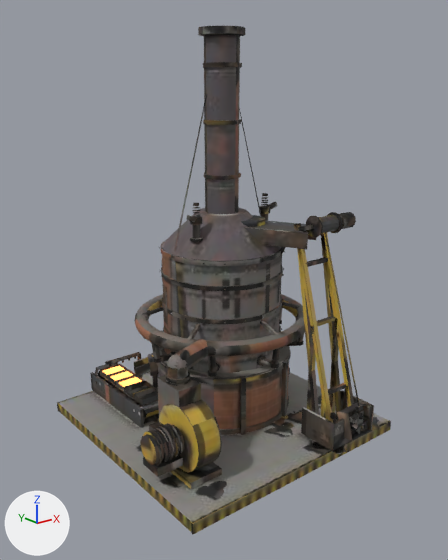
The glTF model arte/modelos/maquinas/fornalha/fornalha.glb, before and after one commit.
Rendered twice from a camera (50 mm lens) standing at (-2.84, -3.61, 2.66) and looking at (-0.03, -0.1, 1.25). Every picture has the same lights, and +X, +Y and +Z are marked at lower left. The first picture is the older version. Where no turn or scale is listed for an object, it has been applied to the vertices. Vertices at exactly the same position are counted once.

The first picture shows 'fornalha_corpo', 'fornalha_m1', 'fornalha_m2' and 12 more.
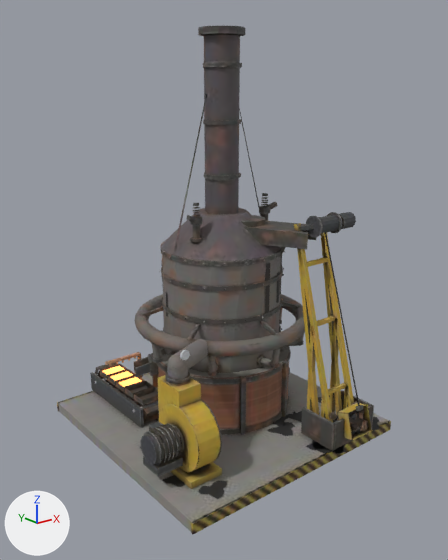
Changed parts and their boxes (x1, y1, x2, y2) in the pictures (448 x 560 px; the box of a moved part takes in the faces that stretch with it):
part 1 of me_carro_cacamba, surface changed (lighter)
    both: (330, 401, 373, 440)
part 2 of me_laje, moved or reshaped
    before: (151, 342, 280, 372)
    after: (151, 334, 304, 372)
part 3 of me_laje, moved or reshaped
    before: (167, 354, 218, 425)
    after: (167, 354, 214, 416)
part 4 of me_laje, surface changed
    both: (57, 212, 391, 534)
part 5 of me_boca_carga, surface changed
    both: (159, 26, 316, 373)

Diff of the bpy script that builds the scene:
```diff
--- a/arte/modelos/maquinas/fornalha/fornalha.glb.py
+++ b/arte/modelos/maquinas/fornalha/fornalha.glb.py
@@ me_carro_cacamba @@
 me_carro_cacamba.from_pydata(...)  # 67 vertices, 94 faces; spans x -0.14..0.14, y -0.191..0.03, z -0.09..0.171
 # used by ob_fornalha_m2; location = (0.52, -0.888, 0.222)
+# me_carro_cacamba part 1: texture (UV) coordinates of 94 of 94 faces, centred in x -0.14..0.14, y -0.153..0.025, z -0.086..0.168, changed; they spanned u 0.01..0.94, v 0.03..0.94 and now span u 0.0..0.93, v 0.01..0.95
 me_carro_cacamba.materials.append(mat_fornalha_tex)
@@ me_laje @@
 me_laje.from_pydata(...)  # 4101 vertices, 6717 faces; spans x -0.99..0.99, y -1.05..1.02, z 0.0..1.77
 # used by ob_fornalha_corpo; location = (0.0, 0.0, 0.0)
+# me_laje part 2: 252 of 4101 vertices moved; they spanned x -0.54..0.18, y -0.53..0.84, z 0.59..0.8 and now span x -0.54..0.64, y -0.53..0.82, z 0.59..0.8; mean shift (0.03, 0.0, 0.0); largest move (0.13, 0.82, 0.8) -> (0.6, 0.58, 0.65)
+# me_laje part 3: 62 of 4101 vertices moved; they spanned x -0.73..-0.56, y -0.7..-0.31, z 0.12..0.91 and now span x -0.73..-0.56, y -0.7..-0.31, z 0.12..0.91; mean shift (0.0, 0.0, -0.01); largest move (-0.57, -0.5, 0.12) -> (-0.57, -0.5, 0.6)
+# me_laje part 4: 4582 kept faces spanning x -0.99..0.99, y -1.05..1.02, z 0.0..1.77 get new texture (UV) coordinates
 me_laje.materials.append(mat_fornalha_tex)
@@ me_boca_carga @@
 me_boca_carga.from_pydata(...)  # 1077 vertices, 1630 faces; spans x -0.35..0.65, y -0.55..0.65, z 0.56..3.06
 # used by ob_fornalha_m1; location = (0.0, 0.0, 0.0)
+# me_boca_carga part 5: texture (UV) coordinates of 1630 of 1630 faces, centred in x -0.35..0.65, y -0.5..0.65, z 0.56..3.06, changed; they spanned u 0.0..1.0, v 0.0..0.99 and now span u 0.0..0.99, v 0.0..1.0
 me_boca_carga.materials.append(mat_fornalha_tex)
```
